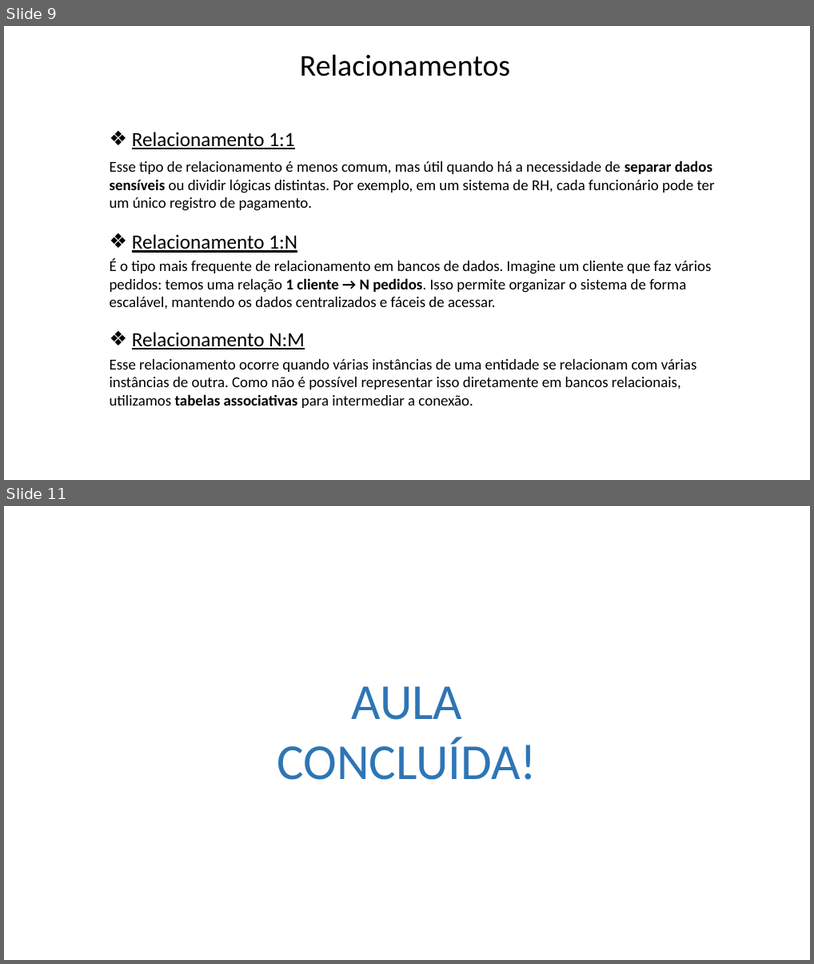
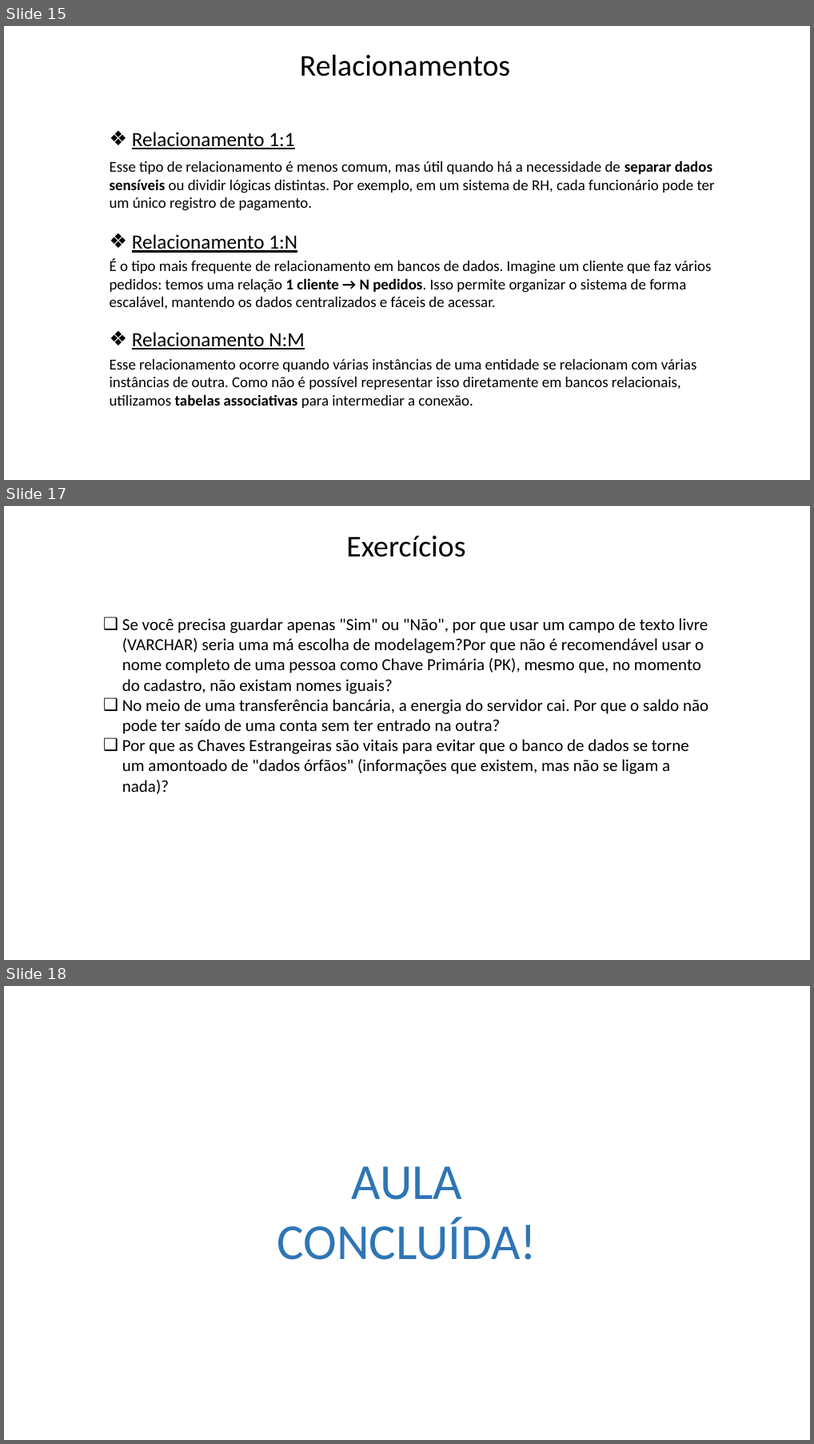
Before and after one commit to Felipe-Tagawa/C07-Monitoria, a slide deck: Aula 02/IntroduçãoBD.pptx. Shown one above the other, each under a label of ours: slides 9 and 11 before the commit, slides 15, 17 and 18 after it; the slides between them are not shown. The pictures are 814x964 and 814x1444 pixels, drawn with LibreOffice and Linux fonts; fonts in the diff are those of the drawing; background and template pictures are left out. Boxes give left, top, right and bottom in pixels: in the first picture for what was removed or moved away, otherwise in the second. Text is boxed around its words. In the diff, an @@ line names an element or a change of style, - is before the commit and + after.

```diff
--- a/Aula 02/IntroduçãoBD.pptx
+++ b/Aula 02/IntroduçãoBD.pptx
@@ slide 17 added at <box>4,506,810,960</box>, background picture (left out) @@
@@ text added at <box>346,536,466,557</box>, 36 pt, text #000000 @@
+Exercícios
@@ text added at <box>122,618,709,794</box>, 20 pt, text #000000 @@
+❑ Se você precisa guardar apenas "Sim" ou "Não", por que usar um campo de texto livre (VARCHAR) seria uma má escolha de modelagem?Por que não é recomendável usar o nome completo de uma pessoa como Chave Primária (PK), mesmo que, no momento do cadastro, não existam nomes iguais?
+❑ No meio de uma transferência bancária, a energia do servidor cai. Por que o saldo não pode ter saído de uma conta sem ter entrado na outra?
+❑ Por que as Chaves Estrangeiras são vitais para evitar que o banco de dados se torne um amontoado de "dados órfãos" (informações que existem, mas não se ligam a nada)?
@@ what was slide 9 is now slide 15 @@
@@ what was slide 11 is now slide 18 @@
```
Also in this commit, not shown: 2 slides changed, 6 other slides added, 1 other file.
